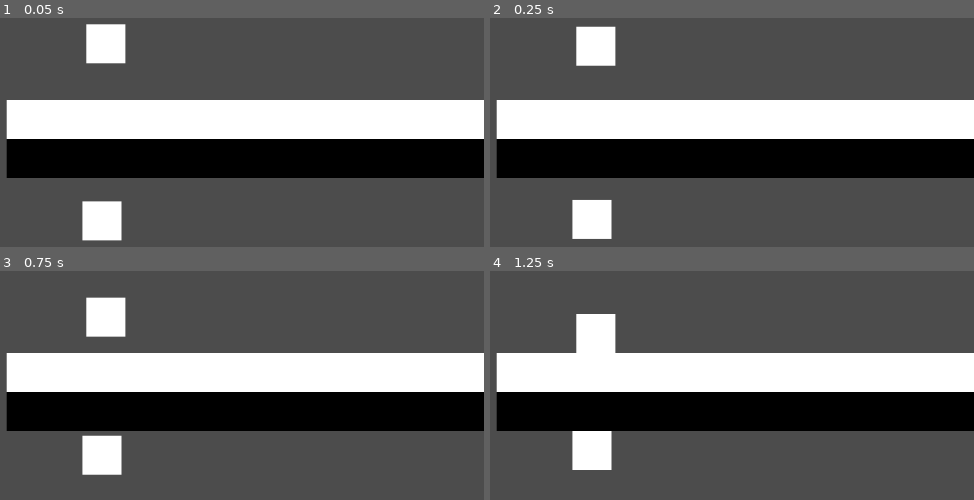
Above: before the commit, frames 1-4 (two rows, left to right).
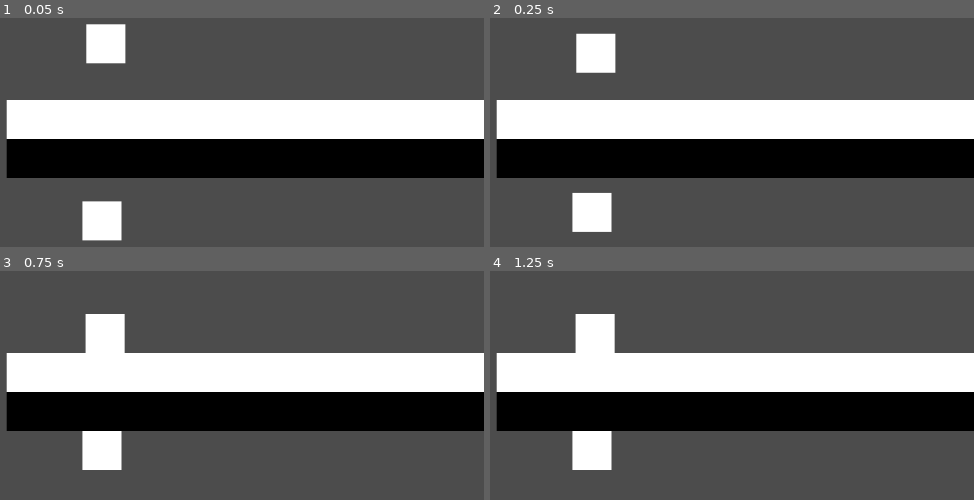
Above: after the commit, the same moments.

Repository: GameDrivenDesign/2-World-Co-Op-Color-Spray-Discovery-And-Jump-N-Run-2D
Game: Godot game, scene res://World/World.tscn
Two runs of this game, one before a commit and one after it. Both use one fixed random seed, a clock stepped at 60 frames per second and the inputs below.
Inputs:
- Up to frame 1 (0.05 s): no input
- Up to frame 2 (0.25 s): no input
- Up to frame 3 (0.75 s): no input
- Up to frame 4 (1.25 s): no input

Frame 1 is identical in both runs. In frame 2, 1.1% of the frame differs, in the area x 16-27%, y 3-97%; in frame 3, 1.7%, in the area x 16-27%, y 11-90%; in frame 4, 0.1%.

Commit message:
Adjusted Gravity, enabled draig for players

Diff:
--- a/Levels/GravityAreas.tscn
+++ b/Levels/GravityAreas.tscn
@@ -19,7 +19,7 @@
 input_pickable = true
 space_override = 3
 gravity_vec = Vector2( 0, 1 )
-gravity = 98.0
+gravity = 500.0
 linear_damp = 0.1
 angular_damp = 1.0
 audio_bus_override = false
@@ -37,7 +37,7 @@
 input_pickable = true
 space_override = 3
 gravity_vec = Vector2( 0, -1 )
-gravity = 98.0
+gravity = 500.0
 linear_damp = 0.1
 angular_damp = 1.0
 audio_bus_override = false
--- a/Player/Player.tscn
+++ b/Player/Player.tscn
@@ -24,14 +24,14 @@
 sleeping = false
 can_sleep = true
 linear_velocity = Vector2( 0, 0 )
-linear_damp = -1.0
+linear_damp = 1.0
 angular_velocity = 0.0
 angular_damp = -1.0
 script = ExtResource( 1 )
-_sections_unfolded = [ "Collision", "Pickable", "Transform", "collision" ]
+_sections_unfolded = [ "Collision", "Linear", "Pickable", "Transform", "collision" ]
 playerId = 1
-movementVelocity = 100
-jumpVelocity = 200
+movementVelocity = 200
+jumpVelocity = 300
 
 [node name="Polygon2D" type="Polygon2D" parent="." index="0"]
 
